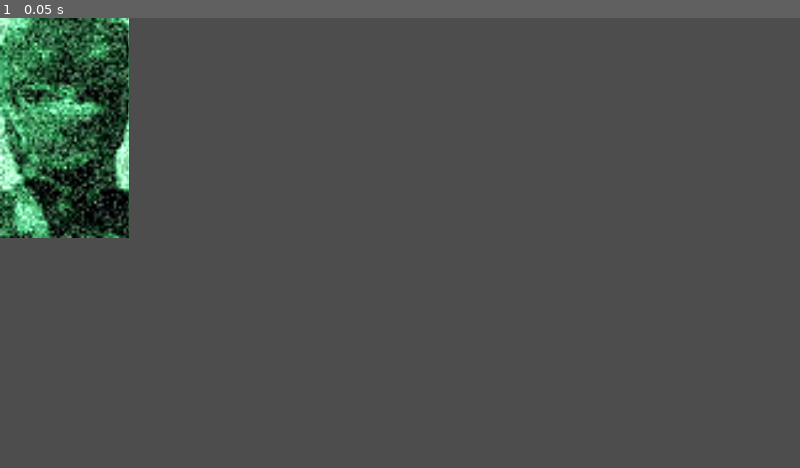
Above: before the commit, frame 1.
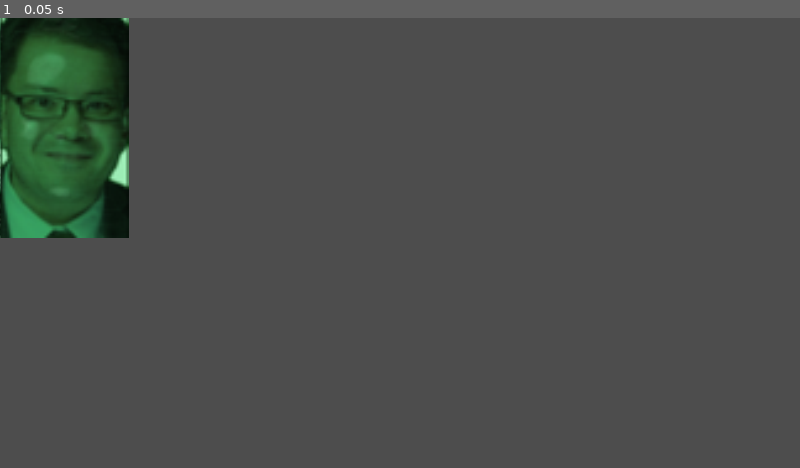
Above: after the commit, the same moment.

Repository: Galitie/mini-tyler-games
Game: Godot game, scene res://epsilon/portraits/anus.tscn
Two runs of this game, one before a commit and one after it. Both use one fixed random seed, a clock stepped at 60 frames per second and the inputs below. This scene is started directly instead of the project's main scene.
Inputs:
- Up to frame 1 (0.05 s): no input

The runs differ from the first frame. In frame 1, 6.0% of the frame differs, in the area x 0-17%, y 0-49%.

Commit message:
Added anus to rich reveAal animation

Diff:
--- a/epsilon/portraits/anus.tscn
+++ b/epsilon/portraits/anus.tscn
@@ -1,6 +1,7 @@
-[gd_scene load_steps=7 format=3 uid="uid://cduornu7sxsfk"]
+[gd_scene load_steps=12 format=3 uid="uid://cduornu7sxsfk"]
 
 [ext_resource type="Texture2D" uid="uid://dfcxcn3gus8bl" path="res://epsilon/portraits/anus.png" id="1_jtg4a"]
+[ext_resource type="Texture2D" uid="uid://dgp1s73m662sv" path="res://epsilon/portraits/anus_reveal.png" id="2_lt2jw"]
 
 [sub_resource type="AtlasTexture" id="AtlasTexture_6mhum"]
 atlas = ExtResource("1_jtg4a")
@@ -16,6 +17,22 @@
 
 [sub_resource type="AtlasTexture" id="AtlasTexture_mcavi"]
 atlas = ExtResource("1_jtg4a")
+region = Rect2(156, 0, 52, 89)
+
+[sub_resource type="AtlasTexture" id="AtlasTexture_fjimt"]
+atlas = ExtResource("2_lt2jw")
+region = Rect2(0, 0, 52, 89)
+
+[sub_resource type="AtlasTexture" id="AtlasTexture_cyb2h"]
+atlas = ExtResource("2_lt2jw")
+region = Rect2(52, 0, 52, 89)
+
+[sub_resource type="AtlasTexture" id="AtlasTexture_32h08"]
+atlas = ExtResource("2_lt2jw")
+region = Rect2(104, 0, 52, 89)
+
+[sub_resource type="AtlasTexture" id="AtlasTexture_575mm"]
+atlas = ExtResource("2_lt2jw")
 region = Rect2(156, 0, 52, 89)
 
 [sub_resource type="SpriteFrames" id="SpriteFrames_tx8hg"]
@@ -36,11 +53,30 @@
 "loop": true,
 "name": &"default",
 "speed": 8.0
+}, {
+"frames": [{
+"duration": 2.0,
+"texture": SubResource("AtlasTexture_fjimt")
+}, {
+"duration": 1.8,
+"texture": SubResource("AtlasTexture_cyb2h")
+}, {
+"duration": 1.5,
+"texture": SubResource("AtlasTexture_32h08")
+}, {
+"duration": 1.0,
+"texture": SubResource("AtlasTexture_575mm")
+}],
+"loop": false,
+"name": &"reveal",
+"speed": 8.0
 }]
 
 [node name="anus_portrait" type="AnimatedSprite2D"]
 modulate = Color(1, 1.1, 1, 1)
 scale = Vector2(3.95892, 3.95892)
 sprite_frames = SubResource("SpriteFrames_tx8hg")
-frame_progress = 0.317787
+animation = &"reveal"
+frame = 3
+frame_progress = 1.0
 centered = false
--- a/epsilon/portraits/rich.tscn
+++ b/epsilon/portraits/rich.tscn
@@ -8,6 +8,12 @@
 animations = [{
 "frames": [{
 "duration": 8.0,
+"texture": ExtResource("1_ilamt")
+}, {
+"duration": 0.5,
+"texture": ExtResource("2_vhpgy")
+}, {
+"duration": 12.0,
 "texture": ExtResource("1_ilamt")
 }, {
 "duration": 0.5,
@@ -31,5 +37,5 @@
 
 [node name="Rich" type="AnimatedSprite2D"]
 sprite_frames = SubResource("SpriteFrames_qh1gn")
-animation = &"talking"
-frame_progress = 0.476687
+frame = 2
+frame_progress = 0.314897
Binary file added: epsilon/portraits/anus_reveal.png
Not shown, added: epsilon/portraits/anus_reveal.png.import
